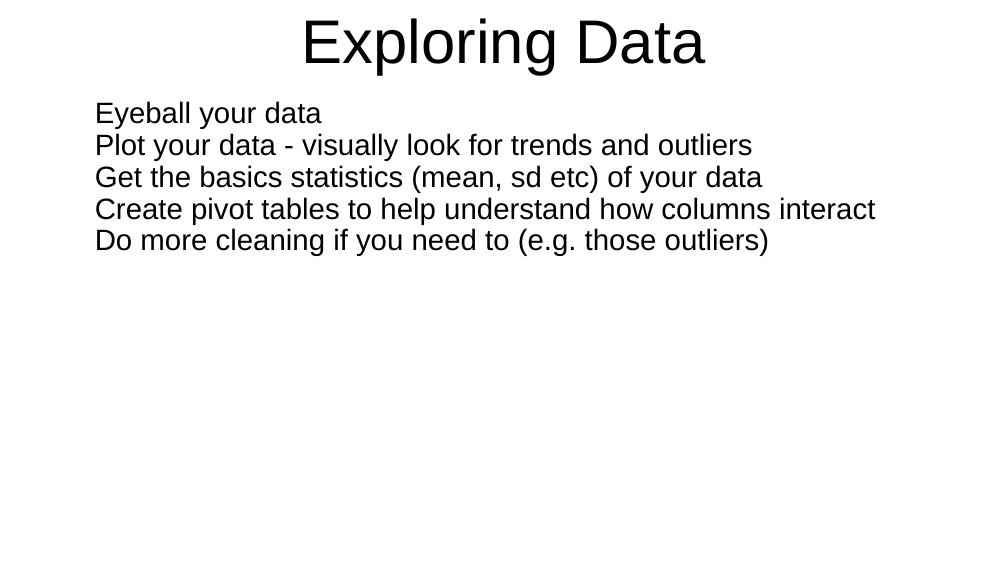
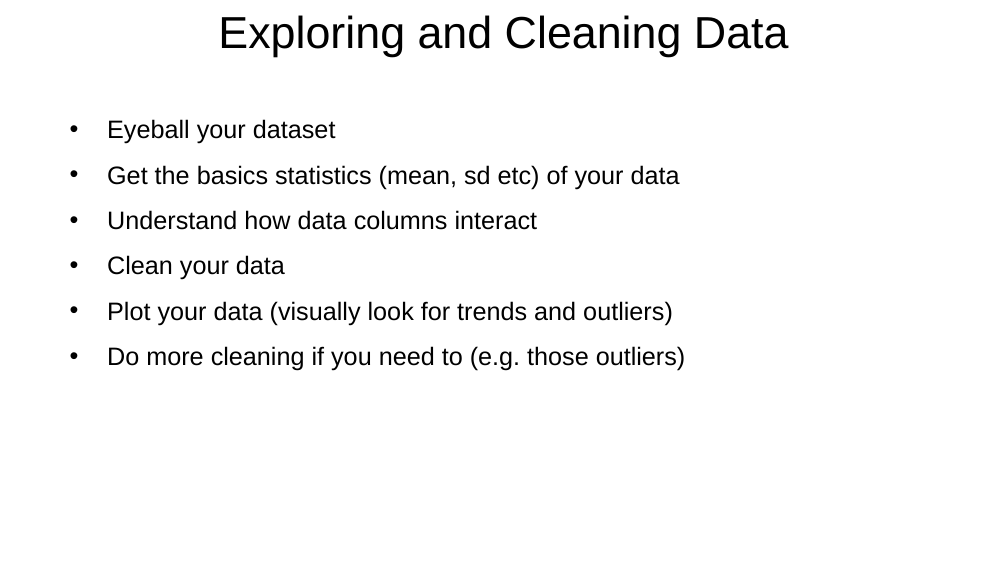
Before and after one commit to bodacea/datascienceforbeginners, a slide deck: slide 4 of Session 05 Cleaning and Exploring.ppt (slide 19 before the commit). Drawn at 1008x567 pixels with LibreOffice and Linux fonts; fonts in the diff are those of the drawing. Boxes give left, top, right and bottom in pixels: in the first picture for what was removed or moved away, otherwise in the second. Text is boxed around its words. In the diff, an @@ line names an element or a change of style, - is before the commit and + after.

Commit message:
Cleaned up slides for sessions 5 and 6

```diff
--- a/Session 05 Cleaning and Exploring.ppt
+++ b/Session 05 Cleaning and Exploring.ppt
@@ title at (218,15,789,57): text changed; size 44 to 32 pt @@
-Exploring Data
+Exploring and Cleaning Data
@@ text at (107,119,336,144): text changed; size 21 to 18 pt @@
-• Eyeball your data
-• Plot your data - visually look for trends and outliers
+• Eyeball your dataset
@@ text at (107,165,686,371): size 21 to 18 pt in "Get the basics statistics (mean, sd etc) ...", "Do more cleaning if you need to ..."; indent changed; line spacing 0.9 to 1.5; bullet colour #FFFFFF to #000000 @@
@@ text at (107,210,673,325): text changed; size 21 to 18 pt @@
-• Create pivot tables to help understand how columns interact
+• Understand how data columns interact
+• Clean your data
+• Plot your data (visually look for trends and outliers)
```
Also in this commit, not shown: 26 other slides changed, 2 slides added, 2 slides removed.
